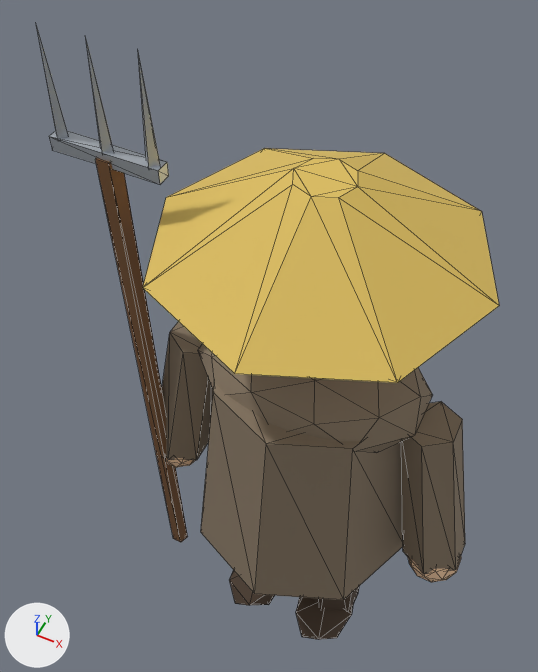
An edit to the glTF model SkartCF/src/ui/stage/models/commoner.glb, drawn before and after from the same camera.
Camera for both pictures: a 50 mm lens placed at (0.387, -0.991, 2.405), pointed at (-0.16, 0.103, 1.037). Lighting does not change. The marker at lower left points along +X, +Y and +Z. The older version comes first. Mesh edges are drawn as thin lines. Where no turn or scale is listed for an object, it has been applied to the vertices. Vertices at exactly the same position are counted once.

Objects in the first picture: 'commoner_arm.L', 'commoner_arm.R', 'commoner_body', 'commoner_head', 'commoner_leg.L', 'commoner_leg.R'.
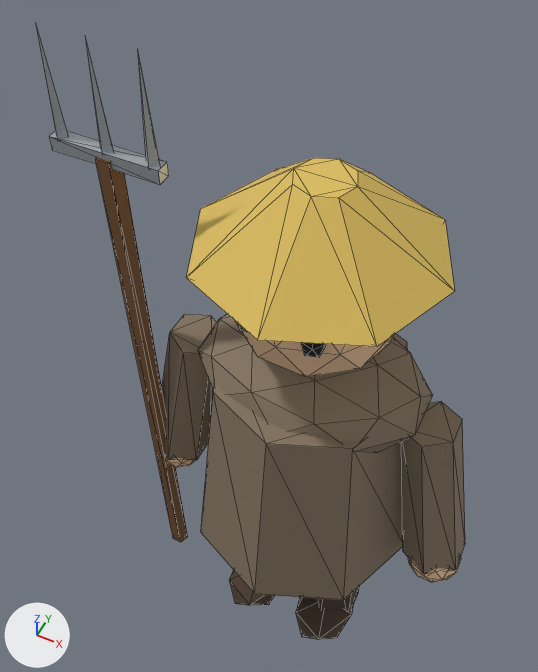
What differs and where, as boxes (x1, y1, x2, y2) in the pictures (538 x 672 px; the box of a moved part takes in the faces that stretch with it):
'commoner_head', reshaped (24% narrower, 7% shorter): before (143, 148, 499, 383); after (186, 158, 455, 377)
part 1 of me_commoner_head, moved or reshaped: before (143, 148, 499, 383); after (186, 158, 455, 347)

The change in detail:
me_commoner_head is used by ob_commoner_head; location (0.0, 0.0, 0.0).
me_commoner_head had 82 vertices, 148 faces and spanned x -0.34..0.34, y -0.34..0.34, z 1.19..1.63.
me_commoner_head now has 82 vertices, 148 faces and spans x -0.26..0.26, y -0.26..0.26, z 1.19..1.63.
Part 1, on me_commoner_head:
Vertex 66 of me_commoner_head moves from (0.0, 0.34, 1.47) at pixel (384, 153) to (0.0, 0.26, 1.47) at pixel (371, 173).
Vertex 68 of me_commoner_head moves from (0.24, 0.24, 1.47) at pixel (481, 211) to (0.184, 0.184, 1.47) at pixel (445, 219).
Vertex 70 of me_commoner_head moves from (0.34, 0.0, 1.47) at pixel (499, 305) to (0.26, 0.0, 1.47) at pixel (454, 291).
Vertex 72 of me_commoner_head moves from (0.24, -0.24, 1.47) at pixel (397, 382) to (0.184, -0.184, 1.47) at pixel (377, 346).
Vertex 74 of me_commoner_head moves from (0.0, -0.34, 1.47) at pixel (234, 373) to (0.0, -0.26, 1.47) at pixel (257, 340).
Vertex 76 of me_commoner_head moves from (-0.24, -0.24, 1.47) at pixel (142, 287) to (-0.184, -0.184, 1.47) at pixel (186, 277).
Vertex 78 of me_commoner_head moves from (-0.34, 0.0, 1.47) at pixel (166, 197) to (-0.26, 0.0, 1.47) at pixel (200, 208).
Vertex 80 of me_commoner_head moves from (-0.24, 0.24, 1.47) at pixel (264, 148) to (-0.184, 0.184, 1.47) at pixel (276, 169).
